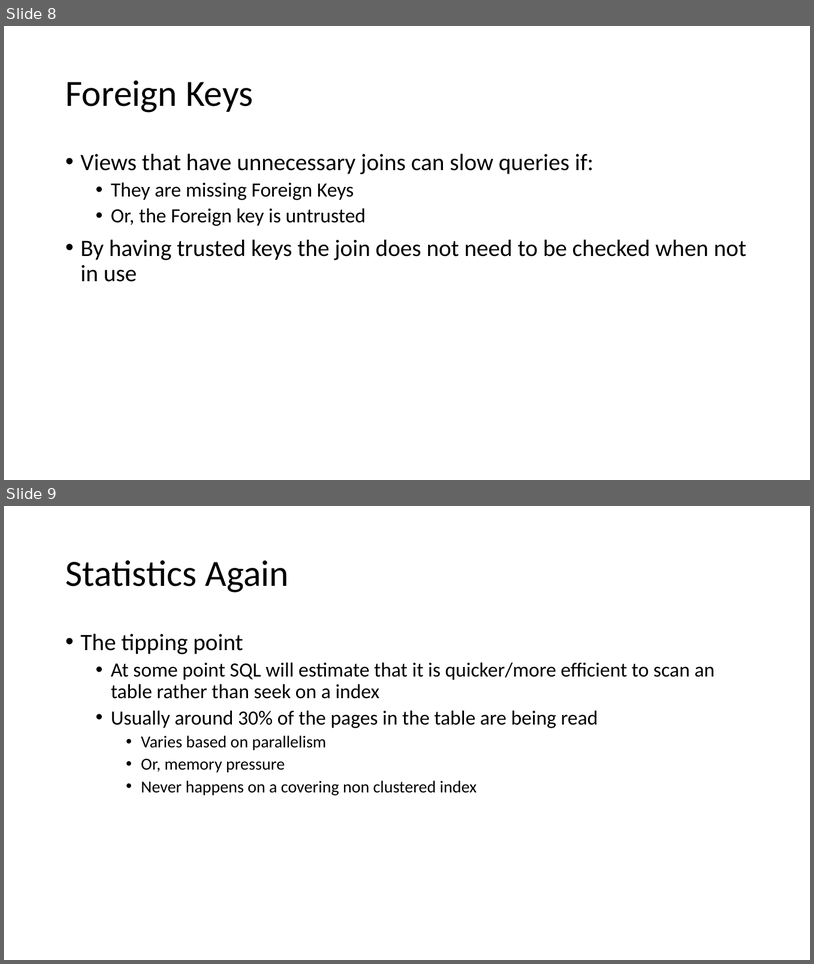
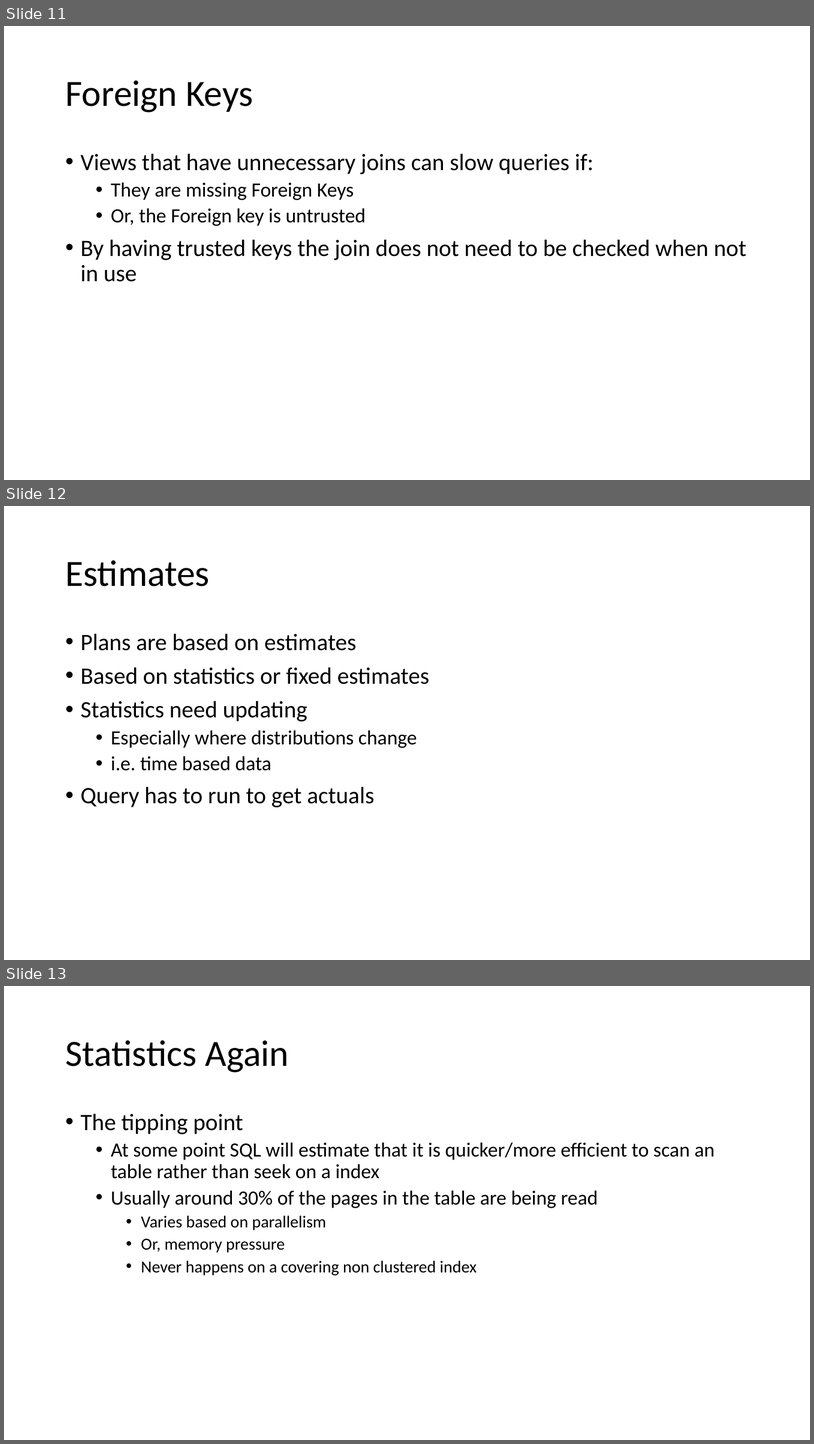
Before and after one commit to sabinio/SQLTraining, a slide deck: Slides/2. Query Execution.pptx. Shown one above the other, each under a label of ours: slides 8 and 9 before the commit, slides 11, 12 and 13 after it. The pictures are 814x964 and 814x1444 pixels, drawn with LibreOffice and Linux fonts; fonts in the diff are those of the drawing. Boxes give left, top, right and bottom in pixels: in the first picture for what was removed or moved away, otherwise in the second. Text is boxed around its words. In the diff, an @@ line names an element or a change of style, - is before the commit and + after.

```diff
--- a/Slides/2. Query Execution.pptx
+++ b/Slides/2. Query Execution.pptx
@@ slide 12 added at box(4, 506, 810, 960), background #FFFFFF @@
@@ title added at box(65, 560, 210, 586), 44 pt, text #000000 @@
+Estimates
@@ text added at box(81, 633, 429, 807), 28 pt, text #000000 @@
+• Plans are based on estimates
+• Based on statistics or fixed estimates
+• Statistics need updating
+  • Especially where distributions change
+  • i.e. time based data
+• Query has to run to get actuals
@@ what was slide 8 is now slide 11 @@
@@ what was slide 9 is now slide 13 @@
```
Also in this commit, not shown: 1 slide changed, 5 other slides added, 3 slides removed.
